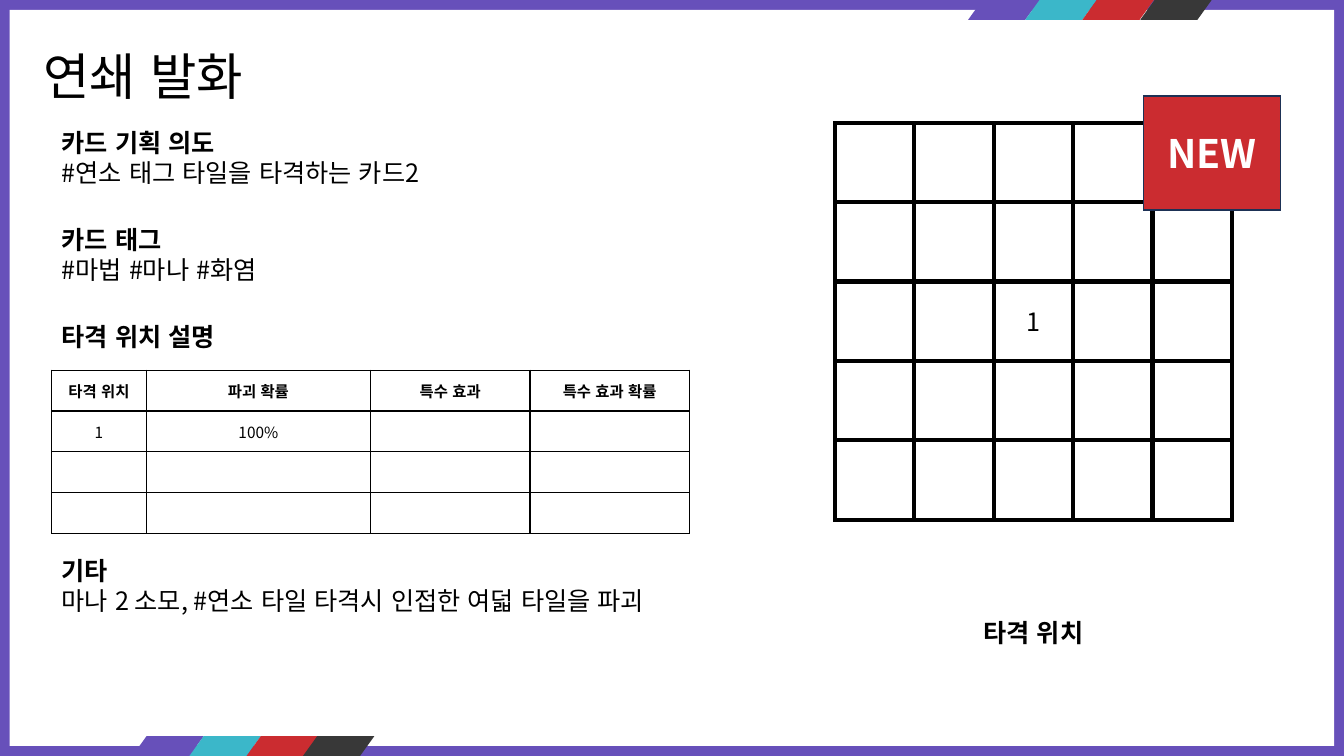
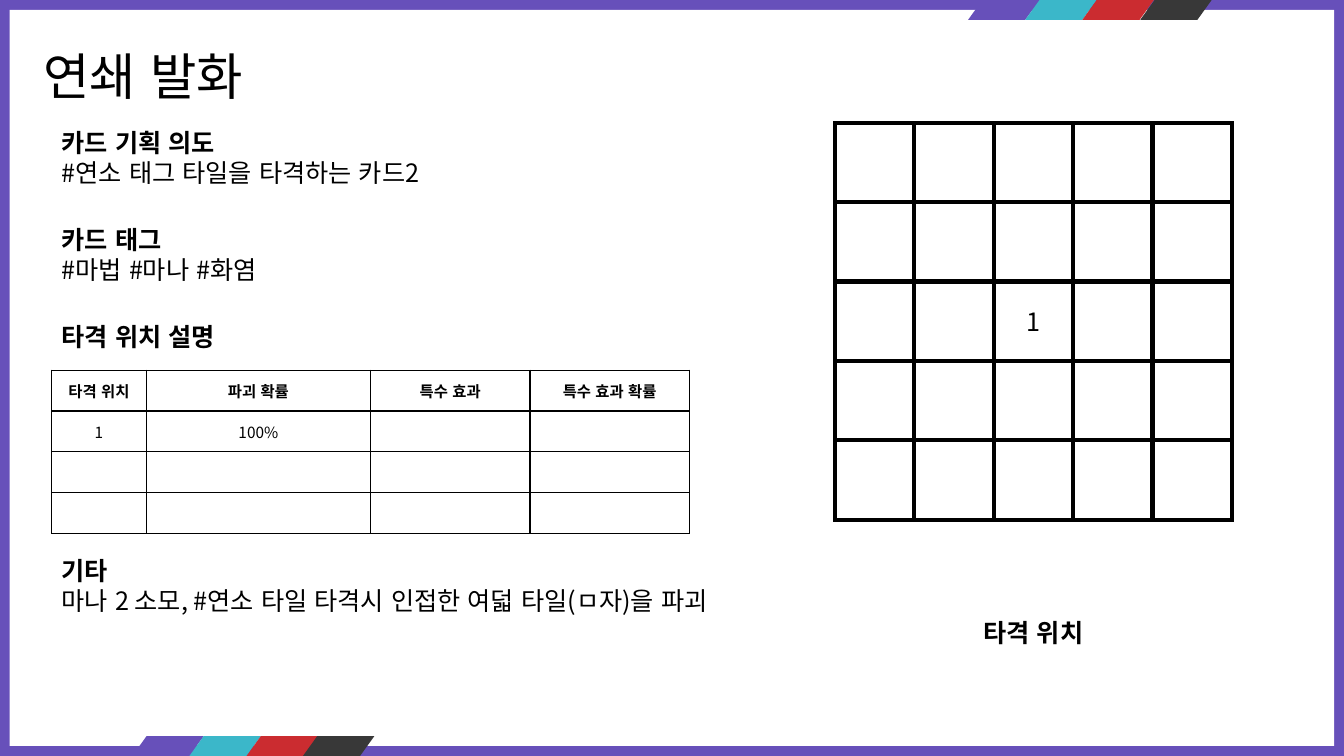
Before and after one commit to kauthor/FluffyDisdog, a slide deck: slide 39 of Plan/기획서/마법사.pptx. Drawn at 1344x756 pixels with LibreOffice and Linux fonts; fonts in the diff are those of the drawing. Boxes give left, top, right and bottom in pixels: in the first picture for what was removed or moved away, otherwise in the second. Text is boxed around its words. In the diff, an @@ line names an element or a change of style, - is before the commit and + after.

```diff
--- a/Plan/기획서/마법사.pptx
+++ b/Plan/기획서/마법사.pptx
@@ rectangle removed at [1144,96,1280,210] @@
-NEW
@@ rectangle added at [1152,123,1232,203], fill #FFFFFF, outline #000000 3 pt @@
@@ text at [62,589,707,615]: text changed @@
-마나 2 소모, #연소 타일 타격시 인접한 여덟 타일을 파괴
+마나 2 소모, #연소 타일 타격시 인접한 여덟 타일(ㅁ자)을 파괴
```
Also in this commit, not shown: 36 other slides changed.
